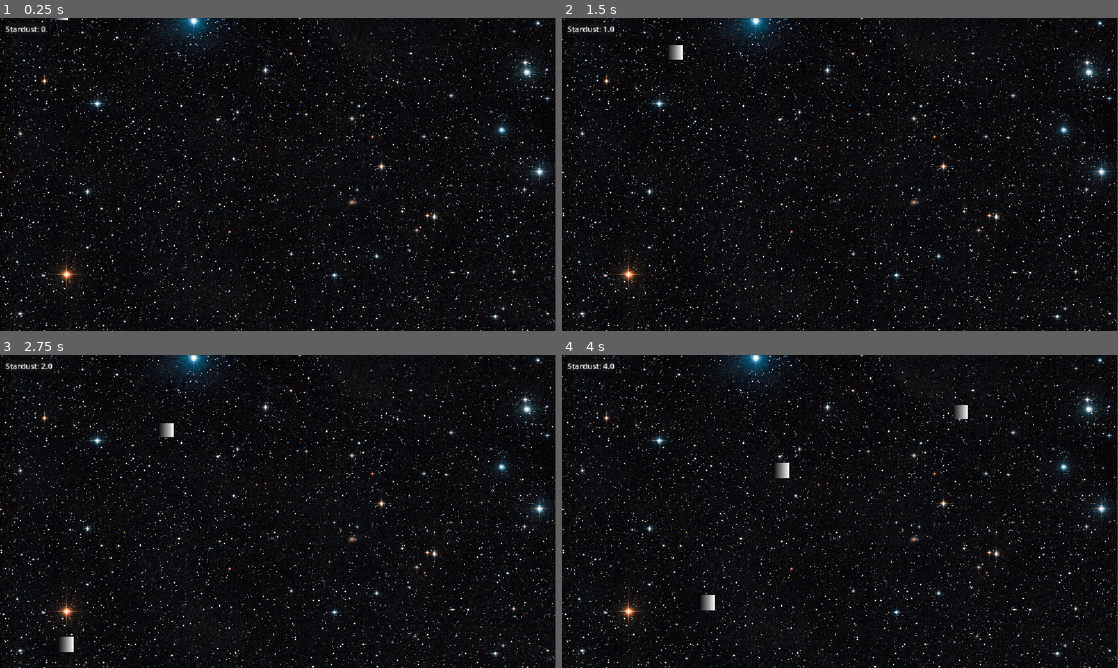
Above: before the commit, frames 1-4 (two rows, left to right).
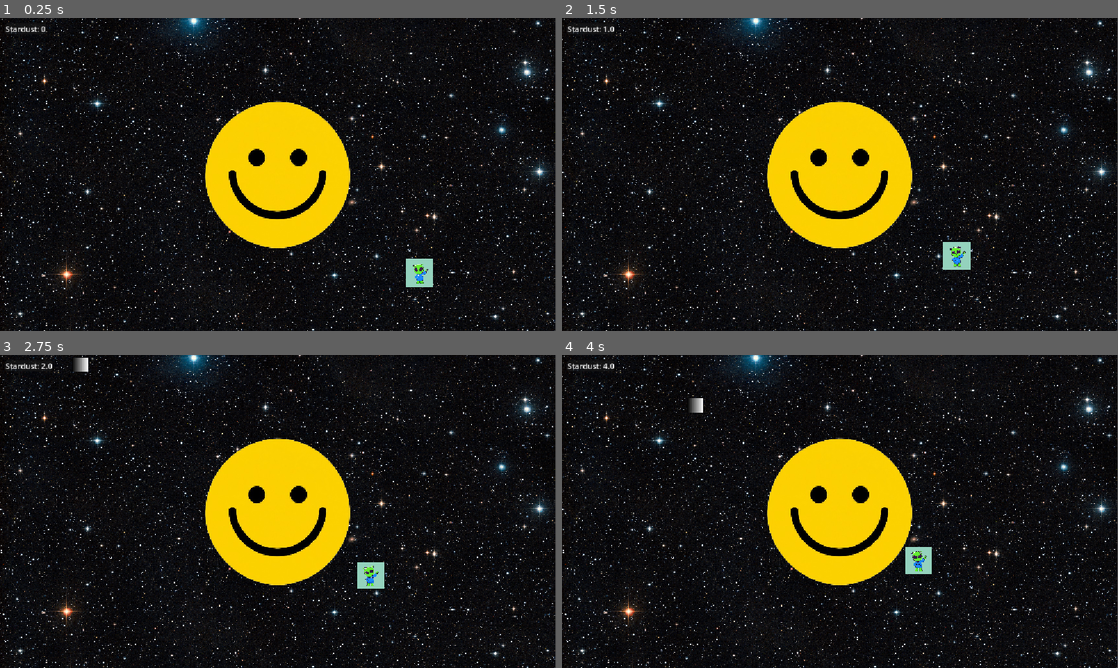
Above: after the commit, the same moments.

Repository: SteveJaws/space-idle-game
Game: Godot game, scene res://Scenes/main.tscn
Same seed, same stepped clock (60 frames per second), same inputs: the game is played once before the commit and once after it.
Inputs (mouse positions are in pixels of both pictures, inside the frame that each line leads up to):
- Up to frame 1 (0.25 s): no input
- Up to frame 2 (1.5 s): move the mouse to (962, 158) at 0.52 s; click (962, 158) at 0.67 s; move the mouse to (728, 190) at 1.27 s; click (728, 190) at 1.42 s
- Up to frame 3 (2.75 s): move the mouse to (333, 442) at 2.02 s; click (333, 442) at 2.17 s
- Up to frame 4 (4 s): move the mouse to (812, 574) at 2.77 s; click (812, 574) at 2.92 s; move the mouse to (1006, 558) at 3.52 s; click (1006, 558) at 3.67 s

The runs differ from the first frame. In frame 1, 9.3% of the frame differs, in the area x 9-78%, y 0-86%; in frame 2, 9.4%; in frame 3, 9.5%; in frame 4, 9.6%, in the area x 22-73%, y 13-82%.

Commit message:
Busy with planet logic

Diff:
--- /dev/null
+++ b/Scenes/alien.tscn
@@ -0,0 +1,21 @@
+[gd_scene format=3 uid="uid://bsmfyuu5nptcp"]
+
+[ext_resource type="Texture2D" uid="uid://ci0hxbroikopw" path="res://Assets/alien.jpg" id="1_mdm8w"]
+[ext_resource type="Script" uid="uid://ukb8l1sp1mx1" path="res://Scripts/Objects/Alien/alien_gravity_handler.gd" id="2_fhrgm"]
+
+[sub_resource type="RectangleShape2D" id="RectangleShape2D_b3h60"]
+
+[node name="Alien" type="CharacterBody2D" unique_id=1097530145]
+
+[node name="Sprite2D" type="Sprite2D" parent="." unique_id=1277469600]
+position = Vector2(-0.26249886, -1.2624989)
+scale = Vector2(0.18, 0.18)
+texture = ExtResource("1_mdm8w")
+
+[node name="CollisionShape2D" type="CollisionShape2D" parent="." unique_id=1335980595]
+position = Vector2(-0.26249886, -1.2624989)
+scale = Vector2(5, 5)
+shape = SubResource("RectangleShape2D_b3h60")
+
+[node name="AlienGravityHandler" type="Node" parent="." unique_id=1258961459]
+script = ExtResource("2_fhrgm")
--- a/Scenes/main.tscn
+++ b/Scenes/main.tscn
@@ -1,9 +1,11 @@
 [gd_scene format=3 uid="uid://c5xgb5vexkbx5"]
 
 [ext_resource type="Script" uid="uid://ddpoe2tnfdk0s" path="res://Scripts/Controllers/main_game_controller.gd" id="1_jjgbg"]
+[ext_resource type="PackedScene" uid="uid://butpal44ca1bs" path="res://Scenes/planet.tscn" id="2_6bp64"]
 [ext_resource type="Script" uid="uid://cc7awuslbhnav" path="res://Scripts/Ui/in_game_ui_controller.gd" id="2_8gbba"]
 [ext_resource type="Script" uid="uid://pefd3qamwxv4" path="res://Scripts/Ui/currency_container.gd" id="2_bo1nx"]
 [ext_resource type="Script" uid="uid://b6lk5ac5lnx0e" path="res://Scripts/Spawners/comet_spawner.gd" id="2_jjvhh"]
+[ext_resource type="PackedScene" uid="uid://bsmfyuu5nptcp" path="res://Scenes/alien.tscn" id="3_344ge"]
 [ext_resource type="Script" uid="uid://buxv4pjyef1b3" path="res://Scripts/save_loader.gd" id="4_21xkr"]
 [ext_resource type="Texture2D" uid="uid://7ikrjomrfdjf" path="res://Assets/HuGGeENt6kGyixe3hT9tnY.jpg" id="5_kry3j"]
 
@@ -32,6 +34,7 @@
 texture = ExtResource("5_kry3j")
 
 [node name="CometAreaContainer" type="Node2D" parent="GameArea" unique_id=348561170]
+visible = false
 
 [node name="CometTargetAreaContainer" type="Area2D" parent="GameArea/CometAreaContainer" unique_id=413169908]
 
@@ -65,6 +68,13 @@
 [node name="CometSpawnAreaLeft" type="CollisionShape2D" parent="GameArea/CometAreaContainer/CometSpawnAreaLeftContainer" unique_id=420955502]
 position = Vector2(1, 0.75)
 shape = SubResource("RectangleShape2D_21xkr")
+
+[node name="Planet" parent="GameArea" unique_id=278831561 instance=ExtResource("2_6bp64")]
+scale = Vector2(2.035, 2.035)
+
+[node name="Alien" parent="GameArea" unique_id=1097530145 instance=ExtResource("3_344ge")]
+position = Vector2(304, 212)
+scale = Vector2(0.57, 0.57)
 
 [node name="MainGameController" type="Node" parent="." unique_id=1240563683]
 script = ExtResource("1_jjgbg")
--- /dev/null
+++ b/Scenes/planet.tscn
@@ -0,0 +1,23 @@
+[gd_scene format=3 uid="uid://butpal44ca1bs"]
+
+[ext_resource type="Texture2D" uid="uid://cw0ngaj4q71v" path="res://Assets/Round-removebg-preview.png" id="1_xehyc"]
+
+[sub_resource type="ShaderMaterial" id="ShaderMaterial_xehyc"]
+
+[sub_resource type="CircleShape2D" id="CircleShape2D_kg0dd"]
+
+[node name="Planet" type="Node2D" unique_id=278831561]
+
+[node name="StaticBody2D" type="StaticBody2D" parent="." unique_id=212687223]
+
+[node name="Sprite2D" type="Sprite2D" parent="StaticBody2D" unique_id=1492178808]
+material = SubResource("ShaderMaterial_xehyc")
+position = Vector2(0, 2.505)
+scale = Vector2(0.33, 0.33)
+texture = ExtResource("1_xehyc")
+
+[node name="CollisionShape2D" type="CollisionShape2D" parent="StaticBody2D" unique_id=1786572004]
+scale = Vector2(7.485, 7.485)
+shape = SubResource("CircleShape2D_kg0dd")
+
+[node name="PlanetCore" type="Marker2D" parent="StaticBody2D" unique_id=399827862]
--- /dev/null
+++ b/Scripts/Objects/Alien/alien_gravity_handler.gd
@@ -0,0 +1,27 @@
+extends Node
+
+@onready var alienBody: CharacterBody2D = $"..";
+
+var planetCore: Marker2D = null;
+
+# Called when the node enters the scene tree for the first time.
+func _ready() -> void:
+	pass # Replace with function body.
+
+
+# Called every frame. 'delta' is the elapsed time since the previous frame.
+func _process(delta: float) -> void:
+	if(!self.planetCore): self.find_planet_core();
+	if(!self.planetCore): return;
+
+	var moveDirection: Vector2 = (self.planetCore.global_position - self.alienBody.global_position).normalized();
+
+	self.alienBody.velocity = moveDirection * 50;
+
+	self.alienBody.move_and_slide();
+
+func find_planet_core() -> void:
+	var possbilePlanetCore = get_tree().root.find_child("PlanetCore", true, false);
+
+	if(possbilePlanetCore):
+		self.planetCore = possbilePlanetCore;
--- a/Scripts/Spawners/comet_spawner.gd
+++ b/Scripts/Spawners/comet_spawner.gd
@@ -11,7 +11,7 @@
 @onready var cometSpawnAreaList: Array[CollisionShape2D] = [self.cometSpawnAreaTop, self.cometSpawnAreaRight, self.cometSpawnAreaBottom, self.cometSpawnAreaLeft];
 
 func get_rand_f() -> float:
-	return randf_range(0, 2);
+	return randf_range(0, 100);
 
 # Called when the node enters the scene tree for the first time.
 func _ready() -> void:
Binary file added: Assets/Round-removebg-preview.png
Not shown, added: Assets/Round-removebg-preview.png.import
Binary file added: Assets/alien.jpg
Not shown, added: Assets/alien.jpg.import
Not shown, added: Scripts/Objects/Alien/alien_gravity_handler.gd.uid
